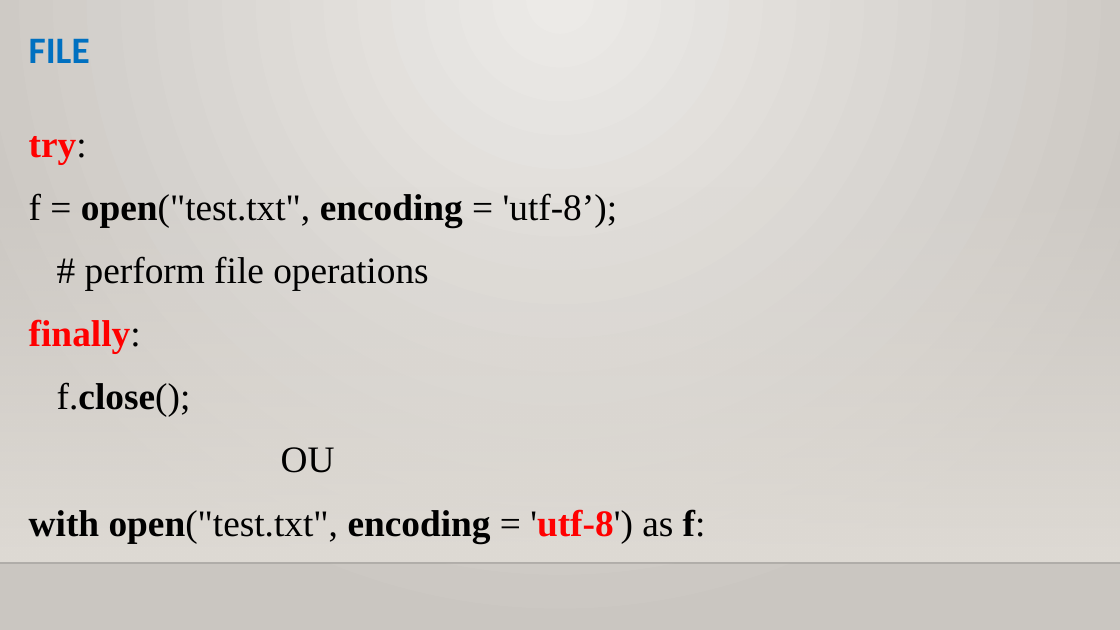
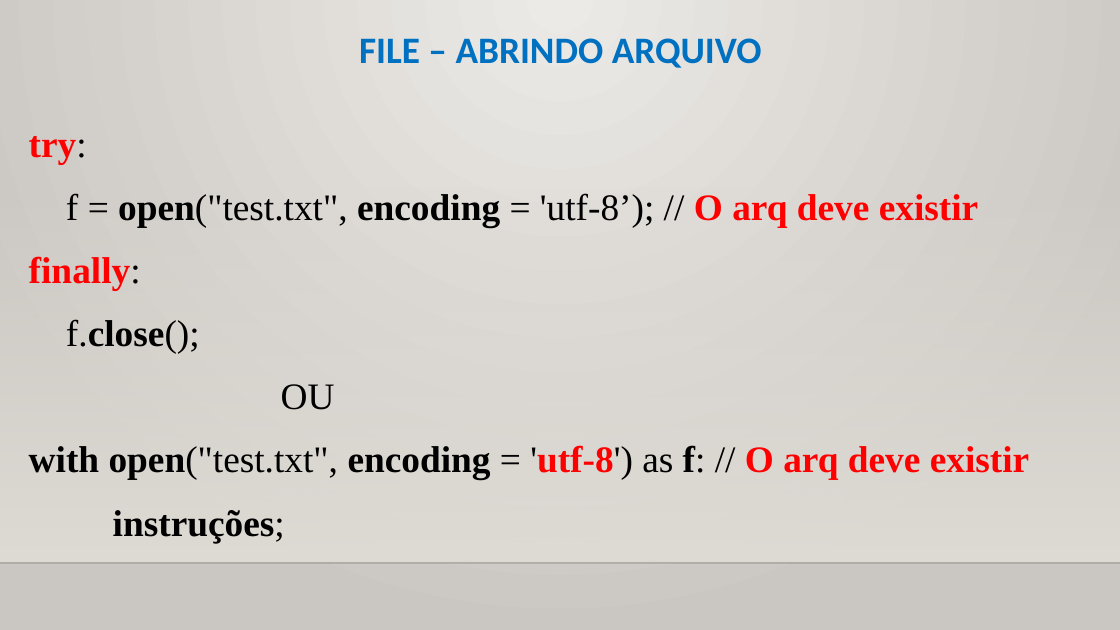
Before and after one commit to CloudEducationBrazil/WydenPythonParadigmas, a slide deck: slide 20 of 01 Classes/Aula 10 Programação Python - Arquivos e JSON.pptx (slide 19 before the commit). Drawn at 1120x630 pixels with LibreOffice and Linux fonts; fonts in the diff are those of the drawing; background and template pictures are left out. Boxes give left, top, right and bottom in pixels: in the first picture for what was removed or moved away, otherwise in the second. Text is boxed around its words. In the diff, an @@ line names an element or a change of style, - is before the commit and + after.

```diff
--- a/01 Classes/Aula 10 Programação Python - Arquivos e JSON.pptx
+++ b/01 Classes/Aula 10 Programação Python - Arquivos e JSON.pptx
@@ title at (359,38,762,68): text changed @@
-FILE
+FILE – ABRINDO ARQUIVO
@@ text at (66,193,978,227): text changed; bold on @@
-f = open("test.txt", encoding = 'utf-8’);
-# perform file operations
+f = open("test.txt", encoding = 'utf-8’); // O arq deve existir
@@ text at (29,445,1029,543): text changed @@
-with open("test.txt", encoding = 'utf-8') as f:
+with open("test.txt", encoding = 'utf-8') as f: // O arq deve existir
+instruções;
```
Also in this commit, not shown: 17 other slides changed, 6 slides added, 2 other files.
